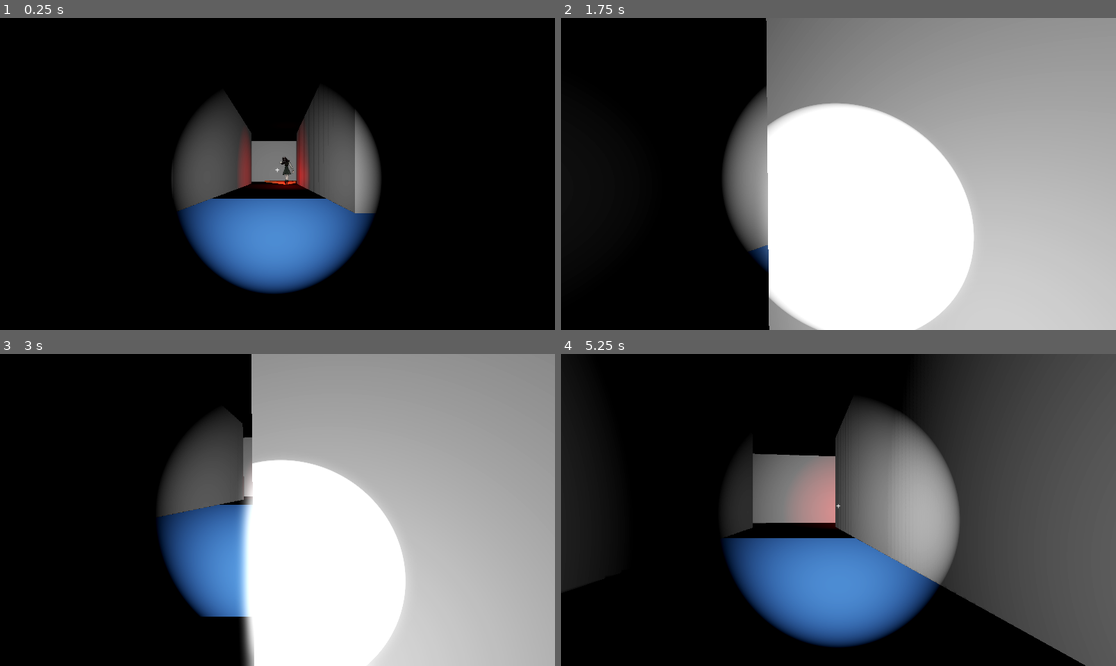
Above: before the commit, frames 1-4 (two rows, left to right).
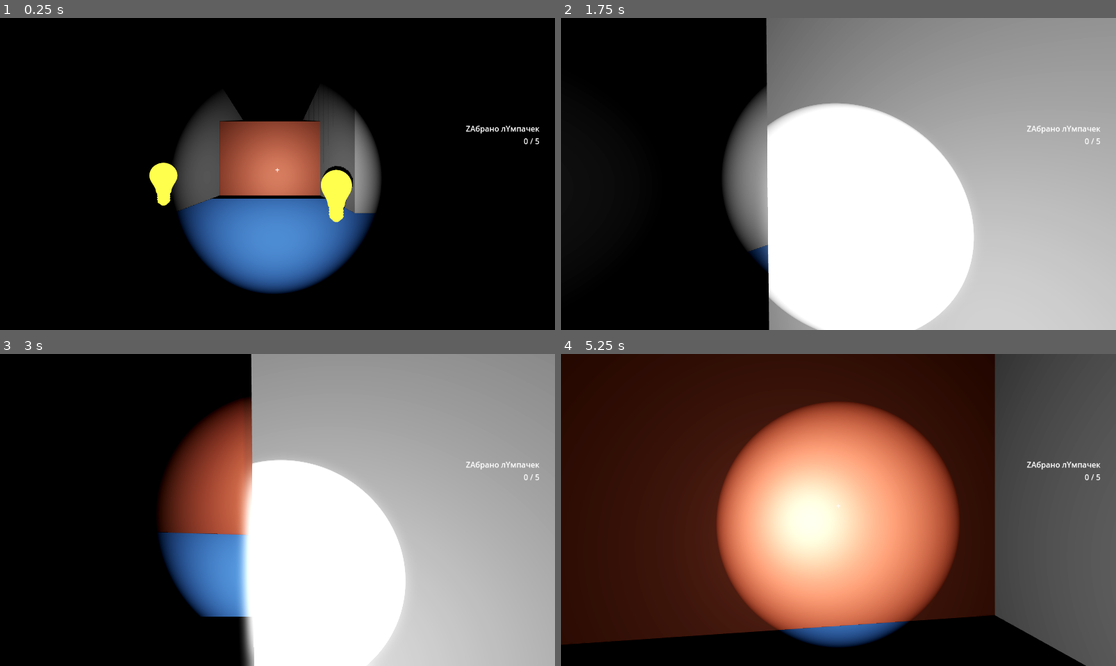
Above: after the commit, the same moments.

Repository: Covr2000/godot-horror-2025
Game: Godot game, scene res://scene_game/level/levl_1/level1.tscn
Two runs of this game, one before a commit and one after it. Both use one fixed random seed, a clock stepped at 60 frames per second and the inputs below. This scene is started directly instead of the project's main scene.
Inputs (mouse positions are in pixels of both pictures, inside the frame that each line leads up to):
- Up to frame 1 (0.25 s): no input
- Up to frame 2 (1.75 s): tap Enter (ui_accept) at 0.5, 0.77, 1.52 s; move the mouse to (866, 174) at 0.52 s; hold Shift (shift_run) 0.53-1.28 s; hold W (ui_up) from 0.53 s (still down); move the mouse to (810, 174) at 1.27 s; tap Shift (shift_run) at 1.35 s
- Up to frame 3 (3 s): keep holding W (ui_up); move the mouse to (288, 503) at 2.02 s; hold Shift (shift_run) 2.03-2.78 s; move the mouse to (271, 516) at 2.77 s; tap Shift (shift_run) at 2.85 s
- Up to frame 4 (5.25 s): keep holding W (ui_up); tap Enter (ui_accept) at 3.02, 3.77, 4.52 s; move the mouse to (877, 513) at 3.52 s; hold Shift (shift_run) 3.53-4.28 s; move the mouse to (794, 506) at 4.27 s; tap Shift (shift_run) at 4.35 s; move the mouse to (844, 510) at 5.02 s; hold Shift (shift_run) from 5.03 s (still down)

The runs differ from the first frame. In frame 1, 5.7% of the frame differs, in the area x 26-98%, y 32-66%; in frame 2, 0.2%; in frame 3, 5.9%; in frame 4, 67%, in the area x 0-98%, y 0-100%.

Commit message:
добавил лампочки (и систему их подбора) и двери с логикой открывания

Diff:
--- /dev/null
+++ b/game/mechanics_script/door/door.gd
@@ -0,0 +1,17 @@
+extends Node3D
+
+@onready var a :AnimationPlayer = $anim
+
+func _ready() -> void:
+	pass
+
+func _on_area_3d_body_entered(body: Node3D) -> void:
+	#print(3, body)
+	if body is CharacterBody3D:
+		a.play("horizontal_open_doors")
+
+
+func _on_area_3d_body_exited(body: Node3D) -> void:
+	#print(4, body)
+	if body is CharacterBody3D:
+		a.play_backwards("horizontal_open_doors")
--- /dev/null
+++ b/game/mechanics_script/door/door.tscn
@@ -0,0 +1,160 @@
+[gd_scene load_steps=13 format=3 uid="uid://t1lc0d1go08c"]
+
+[ext_resource type="Script" path="res://mechanics_script/door/door.gd" id="1_xj0x4"]
+
+[sub_resource type="BoxMesh" id="BoxMesh_yu8wi"]
+
+[sub_resource type="StandardMaterial3D" id="StandardMaterial3D_ynulq"]
+albedo_color = Color(0.501961, 0.25098, 0.188235, 1)
+metallic = 0.4
+metallic_specular = 0.15
+roughness = 0.5
+
+[sub_resource type="BoxShape3D" id="BoxShape3D_jfrp1"]
+
+[sub_resource type="BoxMesh" id="BoxMesh_pa8sa"]
+
+[sub_resource type="StandardMaterial3D" id="StandardMaterial3D_hiuwl"]
+albedo_color = Color(0.501961, 0.25098, 0.188235, 1)
+metallic = 0.4
+metallic_specular = 0.15
+roughness = 0.5
+
+[sub_resource type="BoxShape3D" id="BoxShape3D_h68v1"]
+
+[sub_resource type="Animation" id="Animation_504wh"]
+length = 0.001
+tracks/0/type = "value"
+tracks/0/imported = false
+tracks/0/enabled = true
+tracks/0/path = NodePath("LeftPivotDoor:position")
+tracks/0/interp = 1
+tracks/0/loop_wrap = true
+tracks/0/keys = {
+"times": PackedFloat32Array(0),
+"transitions": PackedFloat32Array(1),
+"update": 0,
+"values": [Vector3(2, -0.7, 0)]
+}
+tracks/1/type = "value"
+tracks/1/imported = false
+tracks/1/enabled = true
+tracks/1/path = NodePath("RightPivotDoor:position")
+tracks/1/interp = 1
+tracks/1/loop_wrap = true
+tracks/1/keys = {
+"times": PackedFloat32Array(0),
+"transitions": PackedFloat32Array(1),
+"update": 0,
+"values": [Vector3(-2, -0.7, 0)]
+}
+
+[sub_resource type="Animation" id="Animation_glbft"]
+resource_name = "horizontal_open_doors"
+length = 0.5
+tracks/0/type = "value"
+tracks/0/imported = false
+tracks/0/enabled = true
+tracks/0/path = NodePath("RightPivotDoor:position")
+tracks/0/interp = 2
+tracks/0/loop_wrap = true
+tracks/0/keys = {
+"times": PackedFloat32Array(0, 0.5),
+"transitions": PackedFloat32Array(1, 1),
+"update": 0,
+"values": [Vector3(-1, -0.7, 0), Vector3(-2, -0.7, 0)]
+}
+tracks/1/type = "value"
+tracks/1/imported = false
+tracks/1/enabled = true
+tracks/1/path = NodePath("LeftPivotDoor:position")
+tracks/1/interp = 2
+tracks/1/loop_wrap = true
+tracks/1/keys = {
+"times": PackedFloat32Array(0, 0.5),
+"transitions": PackedFloat32Array(1, 1),
+"update": 0,
+"values": [Vector3(1, -0.7, 0), Vector3(2, -0.7, 0)]
+}
+
+[sub_resource type="Animation" id="Animation_srwo1"]
+resource_name = "open_doors"
+tracks/0/type = "value"
+tracks/0/imported = false
+tracks/0/enabled = true
+tracks/0/path = NodePath("LeftPivotDoor:rotation")
+tracks/0/interp = 2
+tracks/0/loop_wrap = true
+tracks/0/keys = {
+"times": PackedFloat32Array(0, 1),
+"transitions": PackedFloat32Array(1, 1),
+"update": 0,
+"values": [Vector3(0, 0, 0), Vector3(0, 1.5708, 0)]
+}
+tracks/1/type = "value"
+tracks/1/imported = false
+tracks/1/enabled = true
+tracks/1/path = NodePath("RightPivotDoor:rotation")
+tracks/1/interp = 2
+tracks/1/loop_wrap = true
+tracks/1/keys = {
+"times": PackedFloat32Array(0, 1),
+"transitions": PackedFloat32Array(1, 1),
+"update": 0,
+"values": [Vector3(0, 0, 0), Vector3(0, -1.5708, 0)]
+}
+
+[sub_resource type="AnimationLibrary" id="AnimationLibrary_l5d0g"]
+_data = {
+"RESET": SubResource("Animation_504wh"),
+"horizontal_open_doors": SubResource("Animation_glbft"),
+"open_doors": SubResource("Animation_srwo1")
+}
+
+[sub_resource type="BoxShape3D" id="BoxShape3D_ugm4m"]
+size = Vector3(2.04309, 1.55008, 1.48935)
+
+[node name="door" type="Node3D"]
+script = ExtResource("1_xj0x4")
+
+[node name="RightPivotDoor" type="Node3D" parent="."]
+transform = Transform3D(1, 0, 0, 0, 1, 0, 0, 0, 1, -1, -0.7, 0)
+
+[node name="door_right" type="MeshInstance3D" parent="RightPivotDoor"]
+transform = Transform3D(1.01446, 0, 0, 0, 1.41322, 0, 0, 0, 0.0985111, 0.5, 0.7, 0)
+mesh = SubResource("BoxMesh_yu8wi")
+skeleton = NodePath("../..")
+surface_material_override/0 = SubResource("StandardMaterial3D_ynulq")
+
+[node name="body" type="StaticBody3D" parent="RightPivotDoor/door_right"]
+
+[node name="shape" type="CollisionShape3D" parent="RightPivotDoor/door_right/body"]
+shape = SubResource("BoxShape3D_jfrp1")
+
+[node name="LeftPivotDoor" type="Node3D" parent="."]
+transform = Transform3D(1, 0, 0, 0, 1, 0, 0, 0, 1, 1, -0.7, 0)
+
+[node name="door_left" type="MeshInstance3D" parent="LeftPivotDoor"]
+transform = Transform3D(1.01446, 0, 0, 0, 1.41322, 0, 0, 0, 0.0985111, -0.5, 0.7, 0)
+mesh = SubResource("BoxMesh_pa8sa")
+skeleton = NodePath("../..")
+surface_material_override/0 = SubResource("StandardMaterial3D_hiuwl")
+
+[node name="body" type="StaticBody3D" parent="LeftPivotDoor/door_left"]
+
+[node name="shape" type="CollisionShape3D" parent="LeftPivotDoor/door_left/body"]
+shape = SubResource("BoxShape3D_h68v1")
+
+[node name="anim" type="AnimationPlayer" parent="."]
+reset_on_save = false
+libraries = {
+"": SubResource("AnimationLibrary_l5d0g")
+}
+
+[node name="Area3D" type="Area3D" parent="."]
+
+[node name="CollisionShape3D" type="CollisionShape3D" parent="Area3D"]
+shape = SubResource("BoxShape3D_ugm4m")
+
+[connection signal="body_entered" from="Area3D" to="." method="_on_area_3d_body_entered"]
+[connection signal="body_exited" from="Area3D" to="." method="_on_area_3d_body_exited"]
--- /dev/null
+++ b/game/mechanics_script/lamp/bulb.gd
@@ -0,0 +1,23 @@
+extends MeshInstance3D
+
+
+# Called when the node enters the scene tree for the first time.
+func _ready() -> void:
+	pass
+	#$anim.play("anim_lie")
+
+
+# работает?
+func _process(delta: float) -> void:
+	rotation_degrees.y = 180*delta
+	pass
+
+@onready var obj = get_parent()
+@onready var listobj = obj.get_parent()
+
+func _on_area_3d_body_entered(_body: Node3D) -> void:
+	#print("lamp in ", is_visible_in_tree())
+	if is_visible_in_tree():
+		obj.hide()
+		listobj.recalcSumObjects()
+	#queue_free() # Удаляем текущий объект
--- /dev/null
+++ b/game/mechanics_script/lamp/lamp.tscn
@@ -0,0 +1,82 @@
+[gd_scene load_steps=8 format=3 uid="uid://mk4j1c711nfk"]
+
+[ext_resource type="ArrayMesh" uid="uid://bhyfym0c63fbw" path="res://mechanics_script/lamp/bulb.obj" id="1_dpu6m"]
+[ext_resource type="Script" path="res://mechanics_script/lamp/bulb.gd" id="2_1b4m5"]
+
+[sub_resource type="StandardMaterial3D" id="StandardMaterial3D_crqi3"]
+shading_mode = 0
+vertex_color_use_as_albedo = true
+albedo_color = Color(1, 1, 0.247059, 1)
+
+[sub_resource type="Animation" id="Animation_703s4"]
+length = 0.001
+tracks/0/type = "value"
+tracks/0/imported = false
+tracks/0/enabled = true
+tracks/0/path = NodePath(".:position")
+tracks/0/interp = 1
+tracks/0/loop_wrap = true
+tracks/0/keys = {
+"times": PackedFloat32Array(0),
+"transitions": PackedFloat32Array(1),
+"update": 0,
+"values": [Vector3(-3.907, 0.4, 1.837)]
+}
+
+[sub_resource type="Animation" id="Animation_drlt1"]
+resource_name = "anim_lie"
+length = 2.0
+loop_mode = 1
+tracks/0/type = "value"
+tracks/0/imported = false
+tracks/0/enabled = true
+tracks/0/path = NodePath(".:position")
+tracks/0/interp = 1
+tracks/0/loop_wrap = true
+tracks/0/keys = {
+"times": PackedFloat32Array(0.0353, 1, 2),
+"transitions": PackedFloat32Array(1, 1, 1),
+"update": 0,
+"values": [Vector3(-3.907, 0.3, 1.837), Vector3(-3.907, 1, 1.837), Vector3(-3.907, 0.3, 1.837)]
+}
+
+[sub_resource type="AnimationLibrary" id="AnimationLibrary_y2o8r"]
+_data = {
+"RESET": SubResource("Animation_703s4"),
+"anim_lie": SubResource("Animation_drlt1")
+}
+
+[sub_resource type="SphereShape3D" id="SphereShape3D_0xcff"]
+radius = 3.35377
+
+[node name="Object" type="Node3D"]
+transform = Transform3D(0.376127, 0, 0, 0, 0.376127, 0, 0, 0, 0.376127, 0, 0, 0)
+
+[node name="Bulb" type="MeshInstance3D" parent="."]
+transform = Transform3D(0.367118, 0, 0, 0, 0.367118, 0, 0, 0, 0.367118, -3.907, 0.4, 1.837)
+mesh = ExtResource("1_dpu6m")
+skeleton = NodePath("../..")
+surface_material_override/0 = SubResource("StandardMaterial3D_crqi3")
+script = ExtResource("2_1b4m5")
+
+[node name="anim" type="AnimationPlayer" parent="Bulb"]
+libraries = {
+"": SubResource("AnimationLibrary_y2o8r")
+}
+
+[node name="Area3D" type="Area3D" parent="Bulb"]
+transform = Transform3D(1, 0, 0, 0, 1, 0, 0, 0, 1, 0.0291214, 0, 0)
+
+[node name="CollisionShape3D" type="CollisionShape3D" parent="Bulb/Area3D"]
+transform = Transform3D(1, 0, 0, 0, 1, 0, 0, 0, 1, 0, -1.48314, 0)
+shape = SubResource("SphereShape3D_0xcff")
+
+[node name="OmniLight3D" type="OmniLight3D" parent="."]
+light_color = Color(1, 1, 0.0745098, 1)
+light_energy = 16.0
+light_indirect_energy = 0.0
+light_volumetric_fog_energy = 0.378
+omni_range = 0.429823
+
+[connection signal="body_entered" from="Bulb/Area3D" to="." method="_on_area_3d_body_entered"]
+[connection signal="body_entered" from="Bulb/Area3D" to="Bulb" method="_on_area_3d_body_entered"]
--- /dev/null
+++ b/game/mechanics_script/lamp/spawn_lamps.gd
@@ -0,0 +1,43 @@
+extends Node3D
+
+@onready var lbl = $"../lblLamps"
+var count_collected = 0
+var count_need_collect = 5
+
+func recalcSumObjects():
+	if count_collected < count_need_collect:
+		count_collected += 1
+
+func _ready() -> void:
+	print(lbl)
+	start_timer()
+
+func _process(delta: float) -> void:
+	if count_collected < count_need_collect:
+		lbl.text = "ZAбрано лYмпачек\n" + str(count_collected) + " / " + str(count_need_collect)
+	else:
+		lbl.text = "Конец (тебе)"
+
+func start_timer() -> void:
+	var timer = get_tree().create_timer(5)
+	timer.timeout.connect(change_active_objects)
+
+func change_active_objects() -> void:
+	#сохраняем в массив все не включенные лампочки
+	var arr_not_visible : Array[Node]
+	var visible_objects = 0
+	for child in get_children():
+		if !child.visible:
+			arr_not_visible.push_back(child)
+		else:
+			visible_objects += 1
+		#print("Child node:", child.name, " ", child.visible)
+	var need_to_show = count_need_collect - count_collected - visible_objects
+	#print("lamps need_to_show:", need_to_show)
+	# делаем от 3 лампочек видимыми и удаляем из массива спрятанных
+	for i in range(min(3, need_to_show)):
+		if !arr_not_visible.is_empty():
+			var random_index = randi() % arr_not_visible.size()
+			arr_not_visible[random_index].show()
+			arr_not_visible.pop_at(random_index)
+	start_timer()
--- a/game/project.godot
+++ b/game/project.godot
@@ -13,13 +13,17 @@
 config/name="Спасибо что вместе разрабатываем"
 run/main_scene="res://scene_game/menu/main/manu.tscn"
 config/features=PackedStringArray("4.3", "Forward Plus")
-run/max_fps=120
+run/max_fps=60
 config/icon="res://icon.svg"
 
 [autoload]
 
 Global="*res://scene_game/level/target.gd"
 GlobalPlayer="*res://GlobalScript/global_player.gd"
+
+[debug]
+
+settings/stdout/print_fps=true
 
 [editor]
 
@@ -74,3 +78,4 @@
 
 renderer/rendering_method="mobile"
 anti_aliasing/screen_space_roughness_limiter/enabled=false
+anti_aliasing/quality/msaa_3d=3
--- a/game/scene_game/level/levl_1/global_level_1.gd
+++ b/game/scene_game/level/levl_1/global_level_1.gd
@@ -6,4 +6,5 @@
 func _ready():
 	#print($palyer.transform.origin)
 	GlobalPlayer.GPlayerPosition_1 = $palyer.transform.origin
-	pass # Replace with function body.
+
+	# получить все лампочки и видны ли они или нет
--- a/game/scene_game/level/levl_1/level1.tscn
+++ b/game/scene_game/level/levl_1/level1.tscn
@@ -1,9 +1,12 @@
-[gd_scene load_steps=8 format=3 uid="uid://dp2s278m7exlx"]
+[gd_scene load_steps=11 format=3 uid="uid://dp2s278m7exlx"]
 
 [ext_resource type="PackedScene" uid="uid://ckufsg68innlq" path="res://scene_game/level/levl_1/map2.tscn" id="1_3ebwg"]
 [ext_resource type="Script" path="res://scene_game/level/levl_1/global_level_1.gd" id="1_hkrnc"]
 [ext_resource type="PackedScene" uid="uid://b5f04vuxlvf4l" path="res://mechanics_script/сharacters/player/player.tscn" id="2_ioxo7"]
 [ext_resource type="PackedScene" uid="uid://c80howba0phb2" path="res://mechanics_script/сharacters/enemy_ai _esey/enemy_ai _esey.tscn" id="4_wddag"]
+[ext_resource type="Script" path="res://mechanics_script/lamp/spawn_lamps.gd" id="6_hh3ju"]
+[ext_resource type="PackedScene" uid="uid://mk4j1c711nfk" path="res://mechanics_script/lamp/lamp.tscn" id="6_lhoii"]
+[ext_resource type="PackedScene" uid="uid://t1lc0d1go08c" path="res://mechanics_script/door/door.tscn" id="8_ud4u5"]
 
 [sub_resource type="ProceduralSkyMaterial" id="ProceduralSkyMaterial_3lcpm"]
 sky_horizon_color = Color(0.64625, 0.65575, 0.67075, 1)
@@ -21,11 +24,6 @@
 [node name="Node3D" type="Node3D"]
 script = ExtResource("1_hkrnc")
 
-[node name="DirectionalLight3D" type="DirectionalLight3D" parent="."]
-transform = Transform3D(-0.866023, -0.433016, 0.250001, 0, 0.499998, 0.866027, -0.500003, 0.749999, -0.43301, 0, 0, 0)
-visible = false
-shadow_enabled = true
-
 [node name="WorldEnvironment" type="WorldEnvironment" parent="."]
 environment = SubResource("Environment_t3eaf")
 
@@ -35,5 +33,26 @@
 [node name="map2" parent="." instance=ExtResource("1_3ebwg")]
 transform = Transform3D(1.4124, 0, 0, 0, 4.60385, 0, 0, 0, 1.78355, -1.90531, 2.24769, 0)
 
-[node name="Node3D" parent="." instance=ExtResource("4_wddag")]
+[node name="loli" parent="." instance=ExtResource("4_wddag")]
 transform = Transform3D(1, 0, 0, 0, 1, 0, 0, 0, 1, -11.2906, 2.31736, -24.7701)
+
+[node name="door" parent="." instance=ExtResource("8_ud4u5")]
+transform = Transform3D(4.29291, 0, 0, 0, 4.29291, 0, 0, 0, 4.29291, -13.1331, 5.00603, -12.0546)
+
+[node name="spawn_lamps" type="Node3D" parent="."]
+script = ExtResource("6_hh3ju")
+
+[node name="Object" parent="spawn_lamps" instance=ExtResource("6_lhoii")]
+transform = Transform3D(0.376127, 0, 0, 0, 0.376127, 0, 0, 0, 0.376127, -9.60312, 3.53928, -1.96054)
+
+[node name="Object2" parent="spawn_lamps" instance=ExtResource("6_lhoii")]
+transform = Transform3D(0.376127, 0, 0, 0, 0.376127, 0, 0, 0, 0.376127, -14.7644, 3.78939, -3.13435)
+
+[node name="lblLamps" type="Label" parent="."]
+offset_left = 967.0
+offset_top = 218.0
+offset_right = 1120.0
+offset_bottom = 267.0
+text = "ZAбрано лYмпачек
+0 / 0"
+horizontal_alignment = 2
--- /dev/null
+++ b/game/scene_game/level/levl_1/test_area_3d.gd
@@ -0,0 +1,15 @@
+extends Area3D
+
+func _ready():
+	print(" Door Area3D готов. Коллизия активна:", monitoring)
+	print("Слои Area3D:", collision_layer)
+	print("Маски Area3D:", collision_mask)
+	# Подключаем сигналы
+	body_entered.connect(_on_body_entered)
+	body_exited.connect(_on_body_exited)
+
+func _on_body_entered(body: Node3D):
+	print("Тело вошло в область:", body.name)
+
+func _on_body_exited(body: Node3D):
+	print("Тело покинуло область:", body.name)
Not shown, added: game/mechanics_script/lamp/bulb.obj
